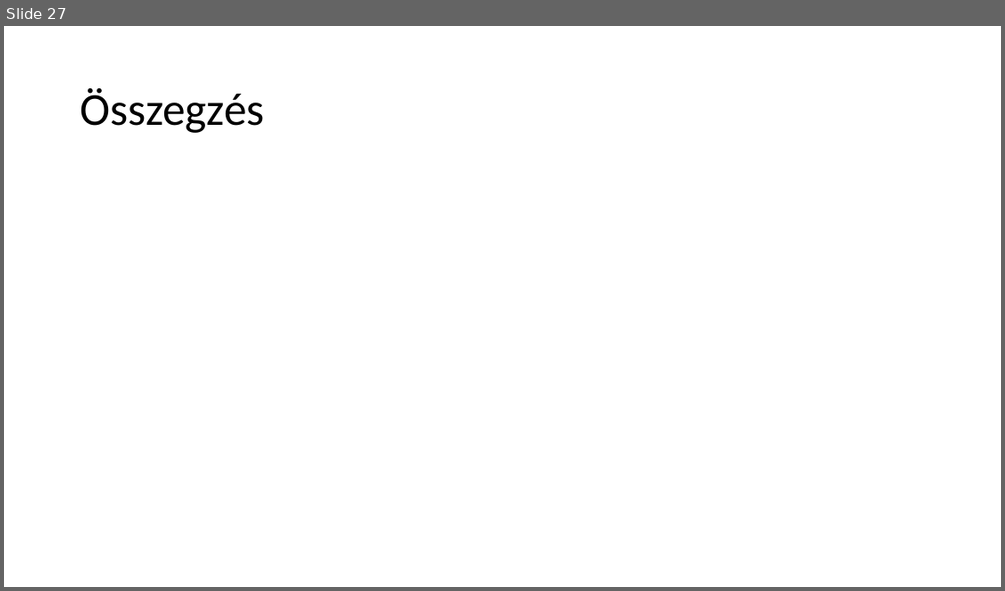
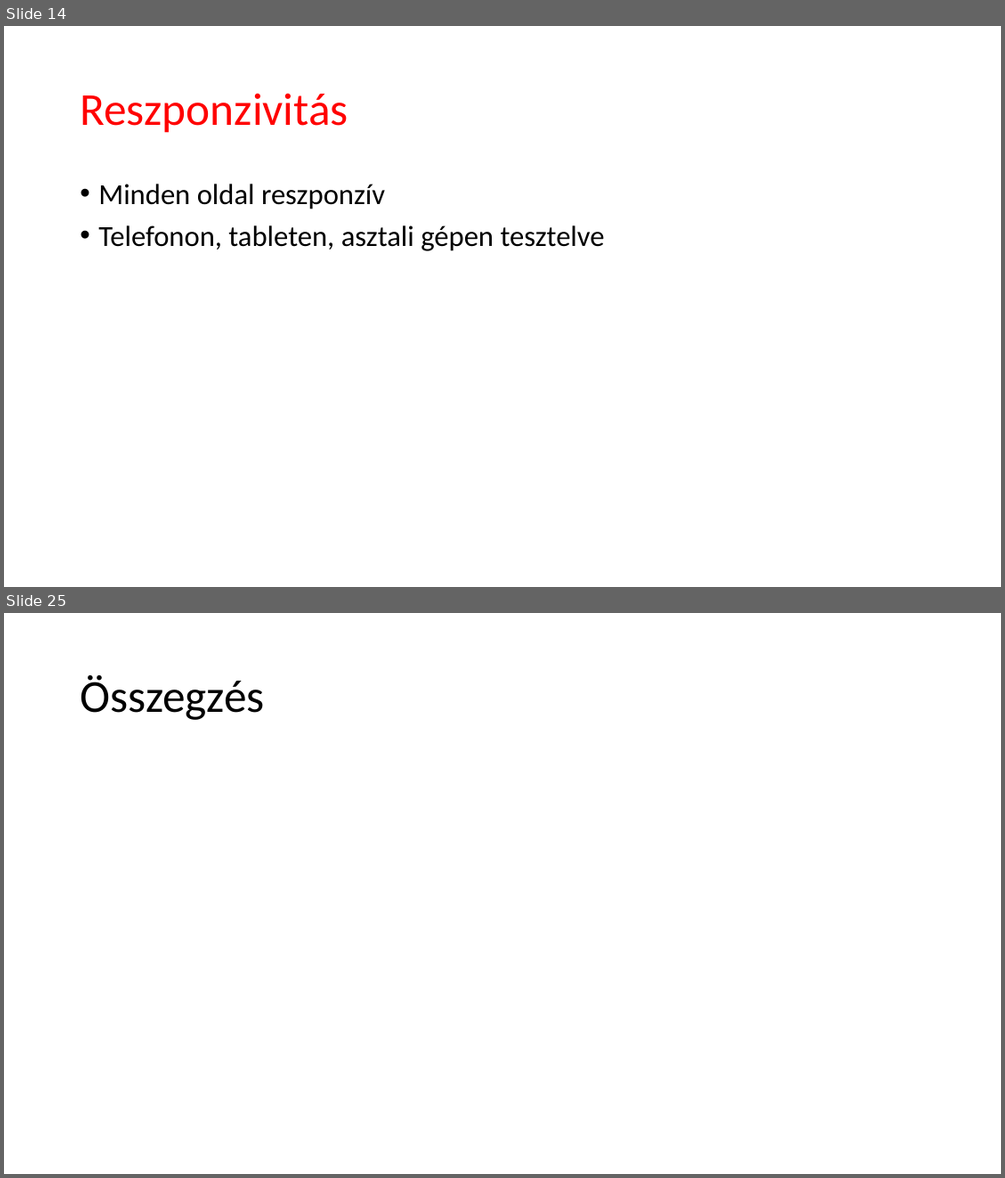
Before and after one commit to fedorbenjamin02/Vizsgaremek2024, a slide deck: Mellékletek/Prezentáció/Frissfutár_prezentáció.pptx. Shown one above the other, each under a label of ours: slide 27 before the commit, slides 14 and 25 after it; the slides between them are not shown. The pictures are 1005x591 and 1005x1178 pixels, drawn with LibreOffice and Linux fonts; fonts in the diff are those of the drawing. Boxes give left, top, right and bottom in pixels: in the first picture for what was removed or moved away, otherwise in the second. Text is boxed around its words. In the diff, an @@ line names an element or a change of style, - is before the commit and + after.

```diff
--- a/Mellékletek/Prezentáció/Frissfutár_prezentáció.pptx
+++ b/Mellékletek/Prezentáció/Frissfutár_prezentáció.pptx
@@ slide 14 added at [4, 26, 1001, 587], background #FFFFFF @@
@@ title added at [80, 93, 348, 133], 44 pt, text #FF0000 @@
+Reszponzivitás
@@ text added at [98, 184, 605, 251], 28 pt, text #000000 @@
+• Minden oldal reszponzív
+• Telefonon, tableten, asztali gépen tesztelve
@@ what was slide 27 is now slide 25 @@
```
Also in this commit, not shown: 13 slides changed, 8 other slides added, 11 slides removed.
